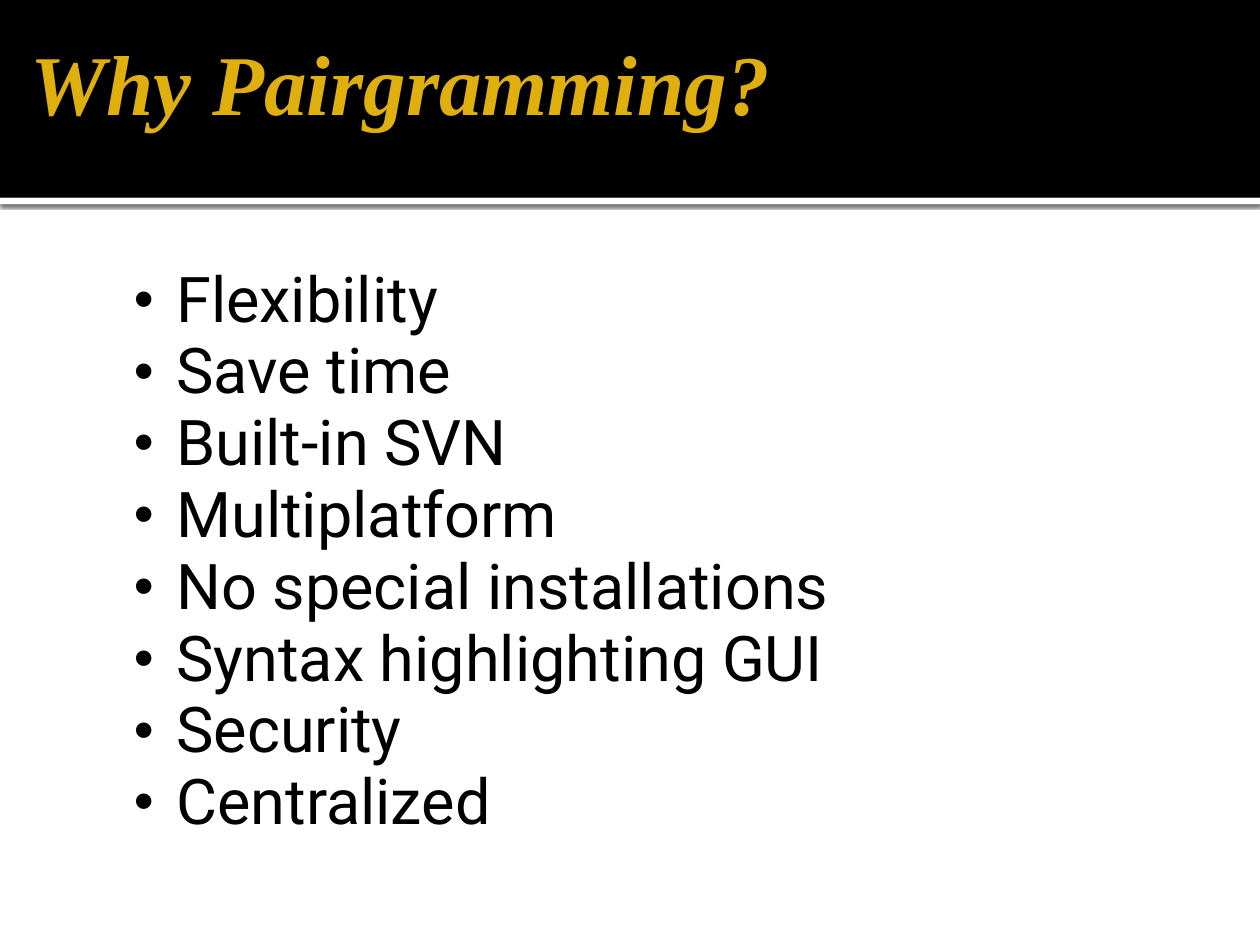
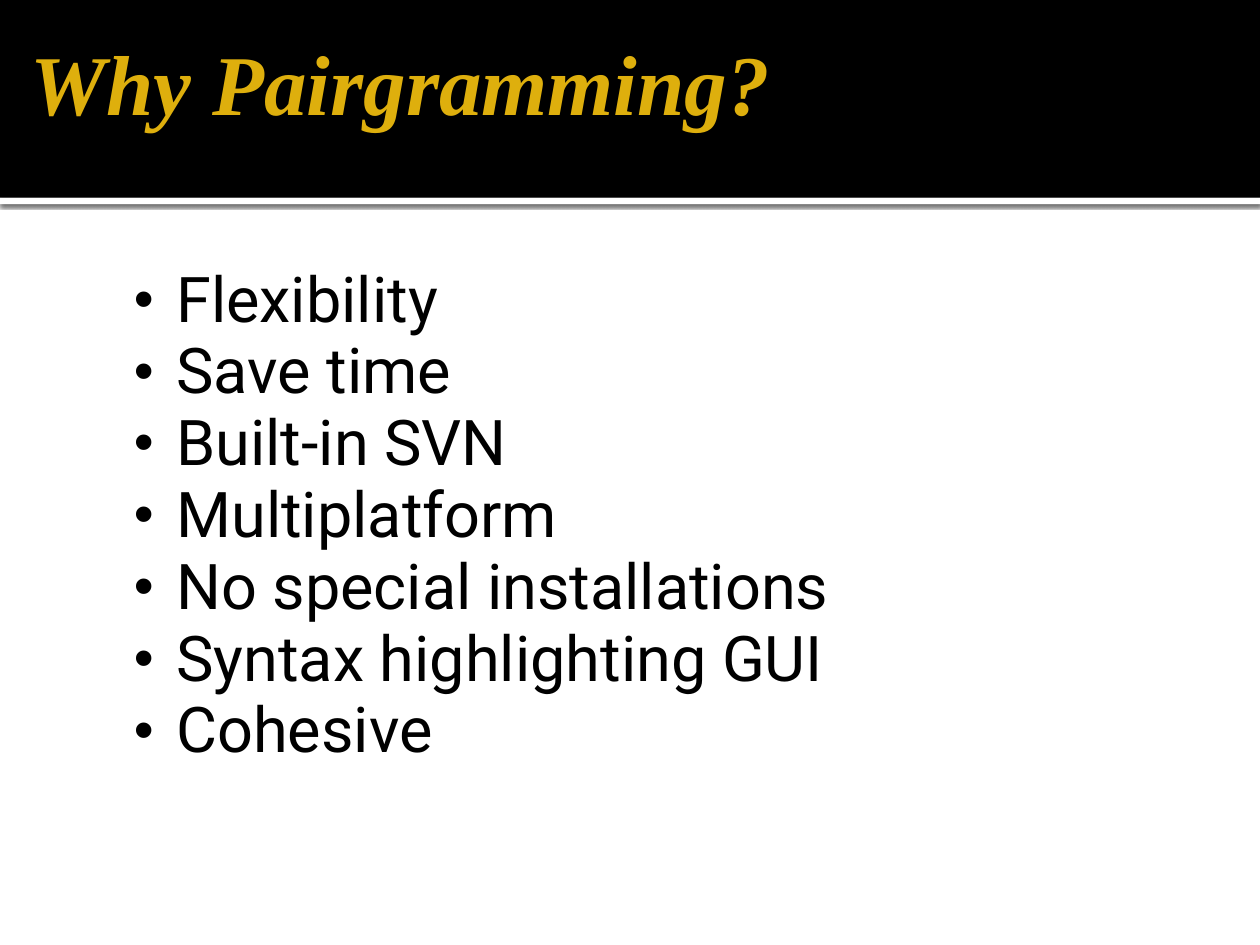
Before and after one commit to gmarcotte/teamceg, a slide deck: slide 5 of pear/submission_materials/PairgrammingDemo.pptx (slide 4 before the commit). Drawn at 1260x945 pixels with LibreOffice and Linux fonts; fonts in the diff are those of the drawing; background and template pictures are left out. Boxes give left, top, right and bottom in pixels: in the first picture for what was removed or moved away, otherwise in the second. Text is boxed around its words. In the diff, an @@ line names an element or a change of style, - is before the commit and + after.

```diff
--- a/pear/submission_materials/PairgrammingDemo.pptx
+++ b/pear/submission_materials/PairgrammingDemo.pptx
@@ text at box(176, 704, 432, 753): text changed @@
-  • Security
-  • Centralized
+  • Cohesive
```
Also in this commit, not shown: 2 other slides changed, 1 slide added, 2 slides removed.
